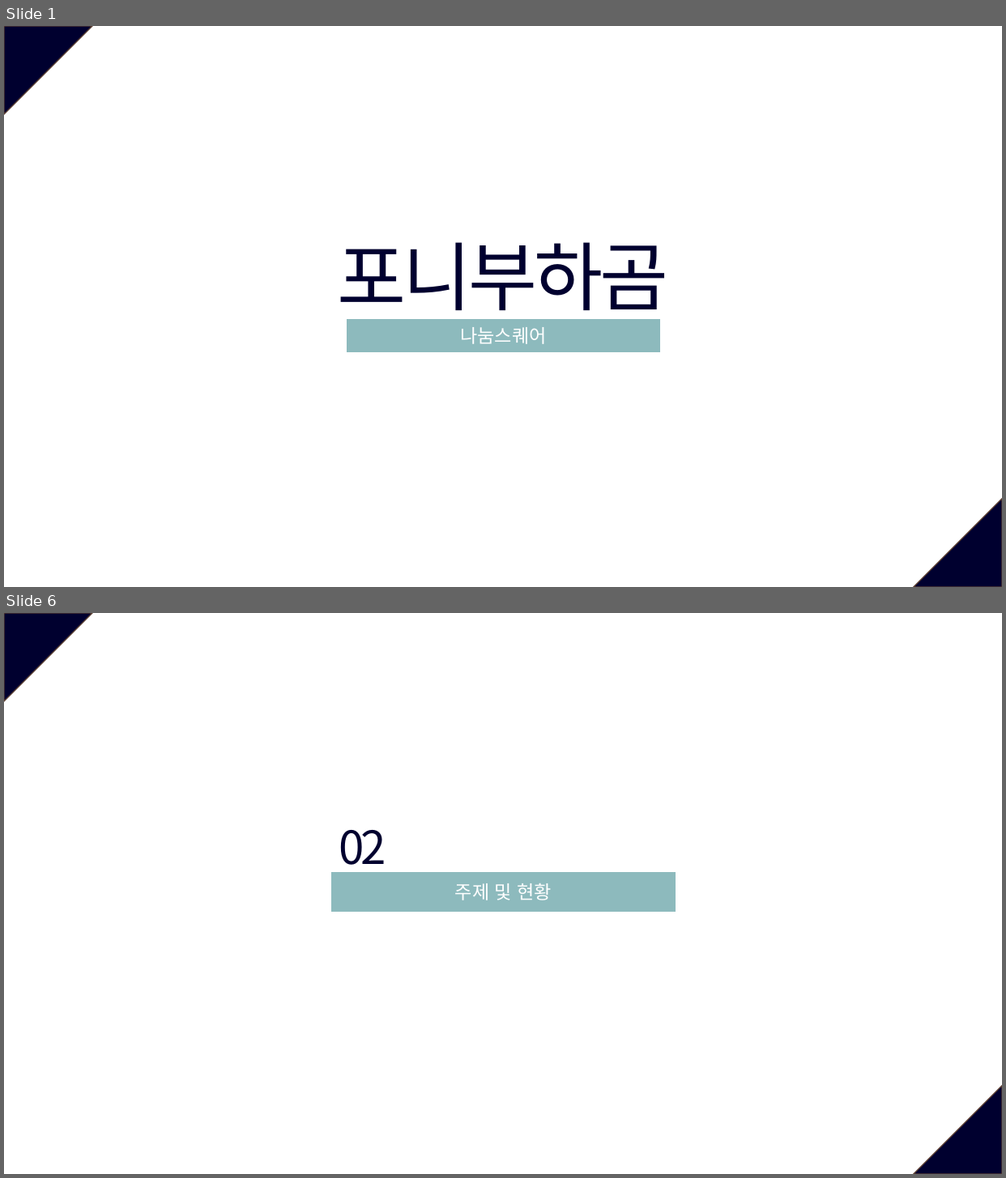
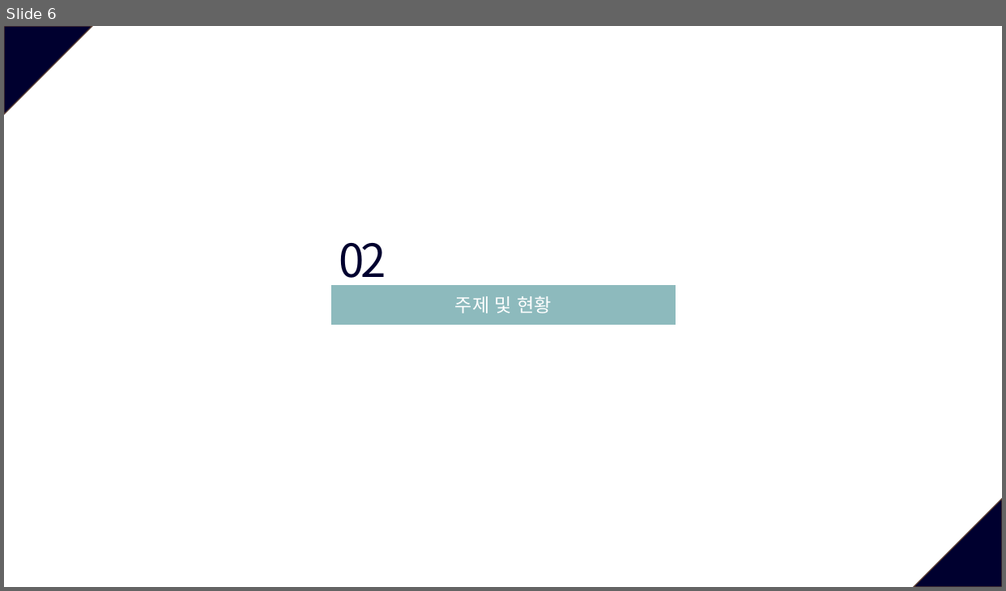
Before and after one commit to JeongJuhyeon/KNUBus, a slide deck: designdocs/Project Plan Presentation.pptx. Shown one above the other, each under a label of ours: slides 1 and 6 before the commit, slide 6 after it; the slides between them are not shown. The pictures are 1006x1178 and 1006x591 pixels, drawn with LibreOffice and Linux fonts; fonts in the diff are those of the drawing. Boxes give left, top, right and bottom in pixels: in the first picture for what was removed or moved away, otherwise in the second. Text is boxed around its words. In the diff, an @@ line names an element or a change of style, - is before the commit and + after.

```diff
--- a/designdocs/Project Plan Presentation.pptx
+++ b/designdocs/Project Plan Presentation.pptx
@@ slide 1 removed at [4,26,1002,587], background #FFFFFF; not listed: 2 template elements that a slide beside it also shows @@
@@ text removed at [337,242,669,323] @@
-포니부하곰
@@ rectangle removed at [347,320,660,352] @@
-나눔스퀘어
```
Also in this commit, not shown: 14 slides changed, 1 slide added, 1 other slide removed.
